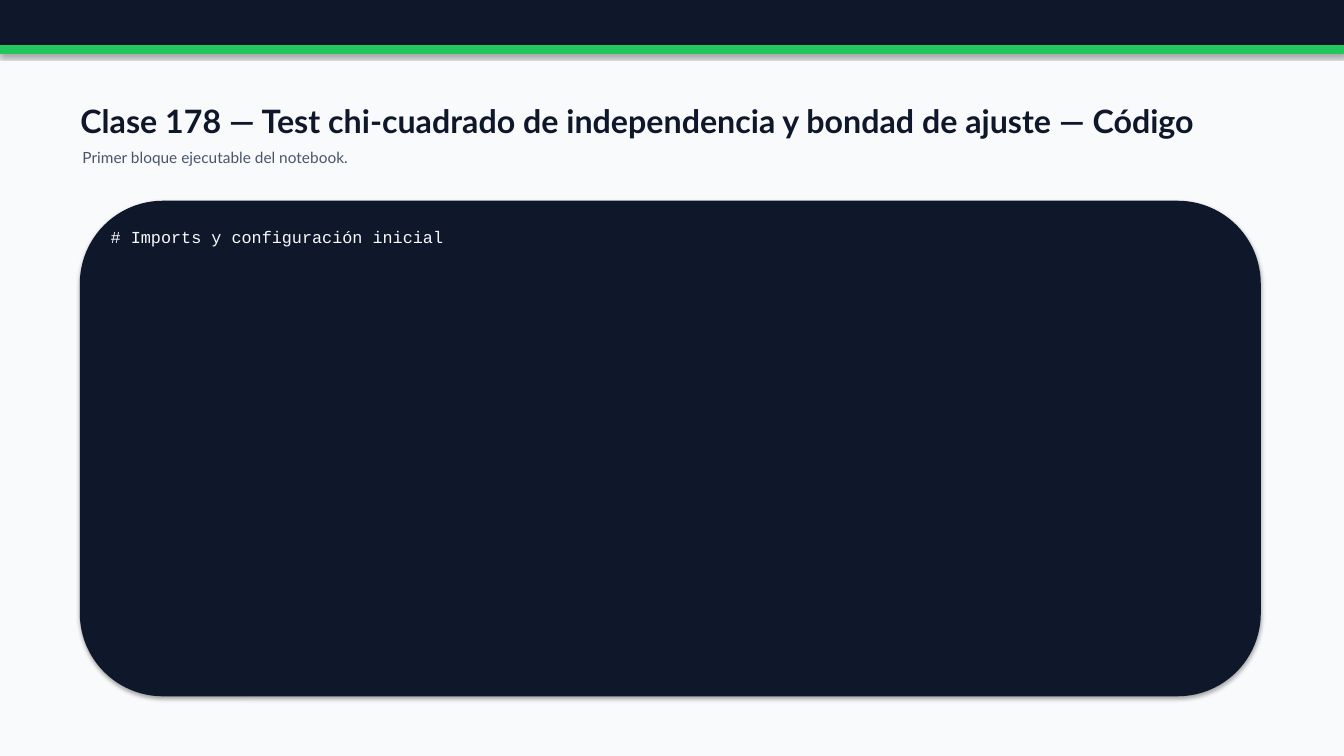
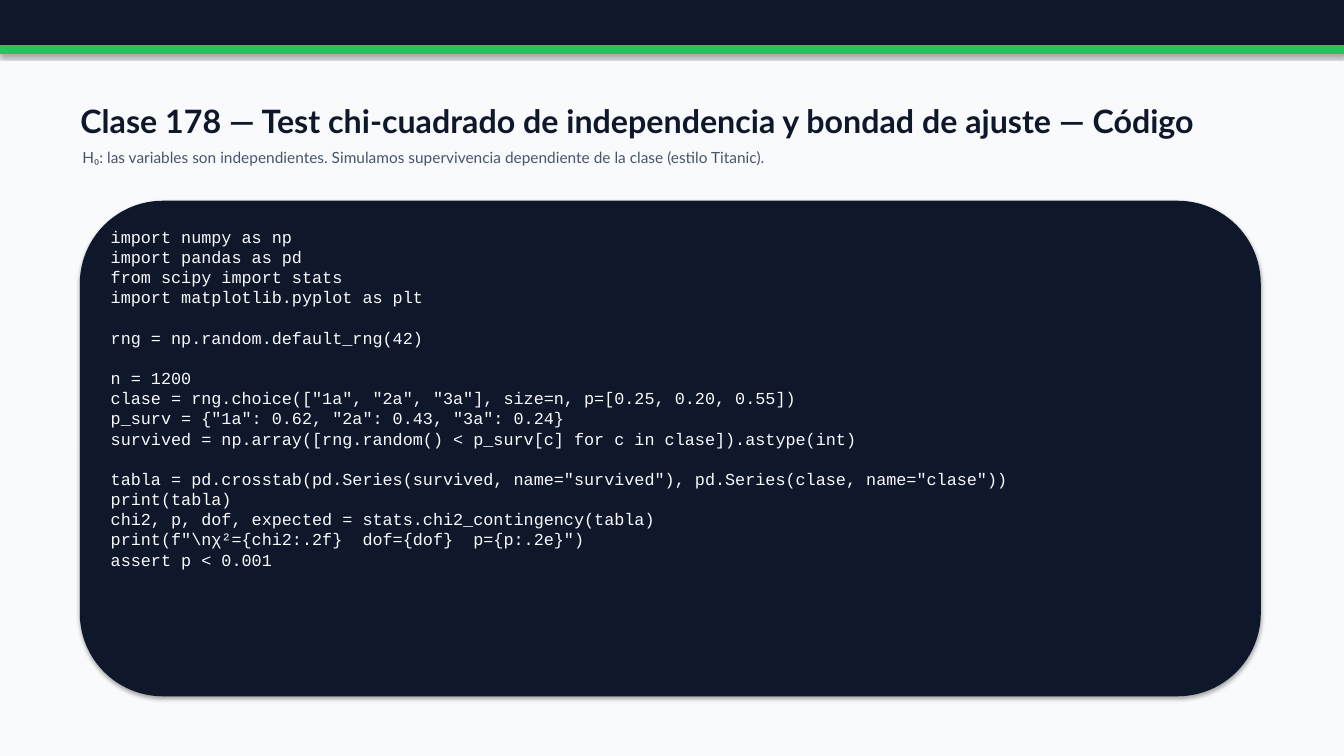
Before and after one commit to vladimiracunadev-create/python-data-science-bootcamp, a slide deck: slide 22 of docs/presentaciones/parts/parte-3-estadistica-inferencial-completa.pptx. Drawn at 1344x756 pixels with LibreOffice and Linux fonts; fonts in the diff are those of the drawing. Boxes give left, top, right and bottom in pixels: in the first picture for what was removed or moved away, otherwise in the second. Text is boxed around its words. In the diff, an @@ line names an element or a change of style, - is before the commit and + after.

```diff
--- a/docs/presentaciones/parts/parte-3-estadistica-inferencial-completa.pptx
+++ b/docs/presentaciones/parts/parte-3-estadistica-inferencial-completa.pptx
@@ text at box(82, 151, 764, 166): text changed @@
-Primer bloque ejecutable del notebook.
+H₀: las variables son independientes. Simulamos supervivencia dependiente de la clase (estilo Titanic).
@@ text at box(111, 231, 1007, 570): text changed @@
-# Imports y configuración inicial
+import numpy as np
+import pandas as pd
+from scipy import stats
+import matplotlib.pyplot as plt
+rng = np.random.default_rng(42)
+n = 1200
+clase = rng.choice(["1a", "2a", "3a"], size=n, p=[0.25, 0.20, 0.55])
+p_surv = {"1a": 0.62, "2a": 0.43, "3a": 0.24}
+survived = np.array([rng.random() < p_surv[c] for c in clase]).astype(int)
+tabla = pd.crosstab(pd.Series(survived, name="survived"), pd.Series(clase, name="clase"))
+print(tabla)
+chi2, p, dof, expected = stats.chi2_contingency(tabla)
+print(f"\nχ²={chi2:.2f} dof={dof} p={p:.2e}")
+assert p < 0.001
```
Also in this commit, not shown: 12 other slides changed, 19 other files.
